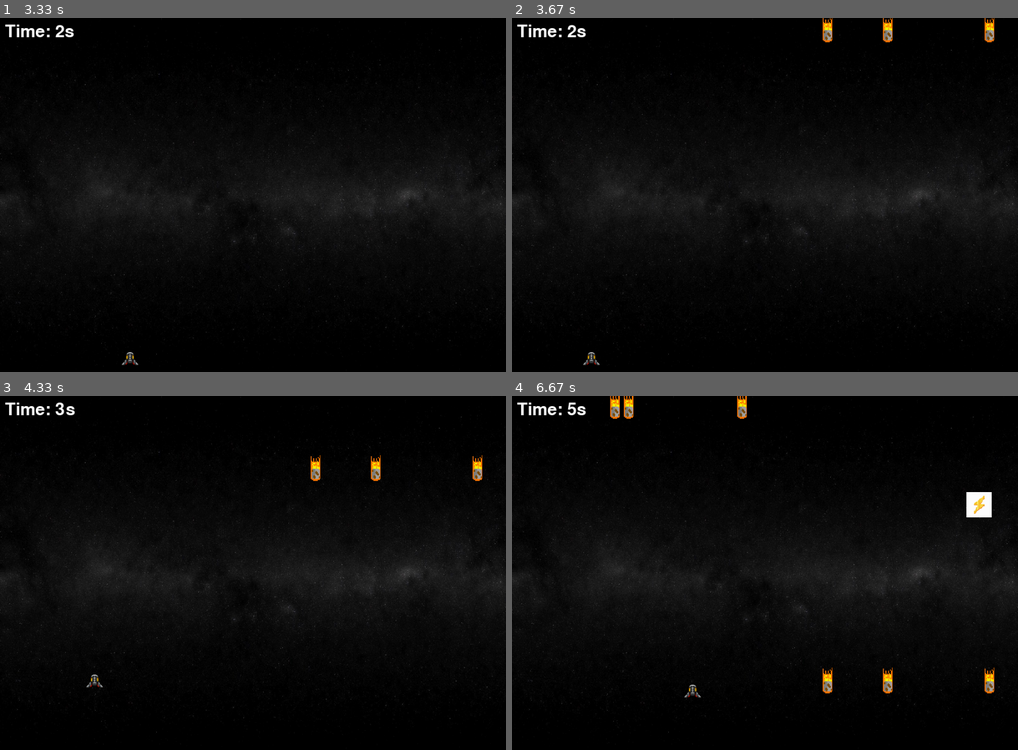
Above: before the commit, frames 1-4 (two rows, left to right).
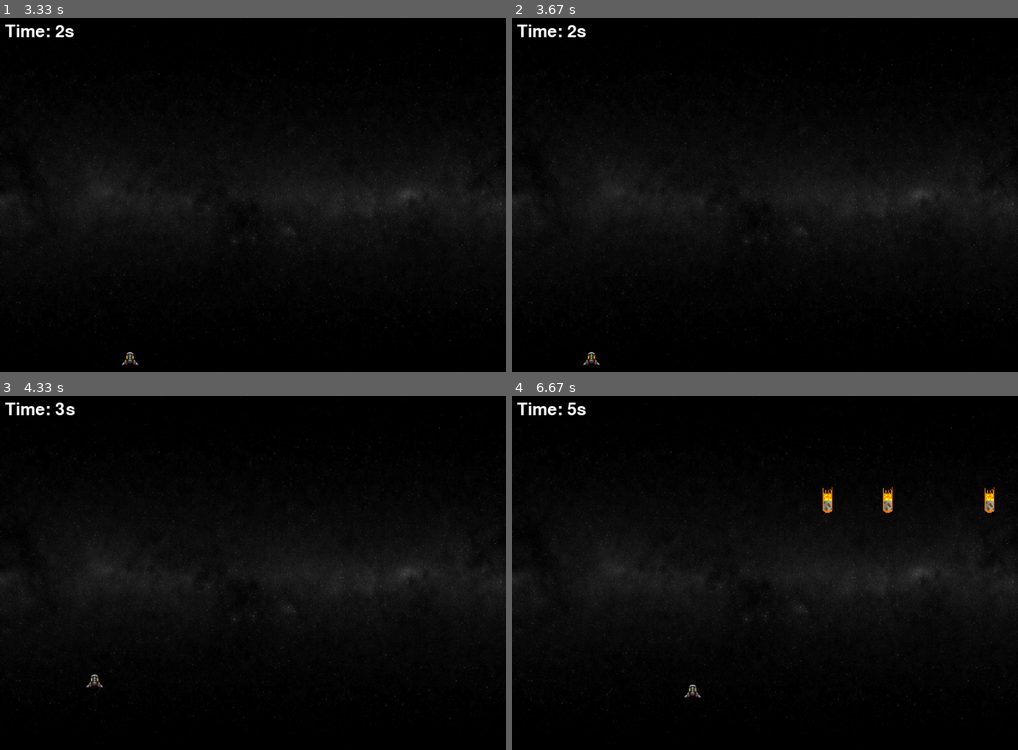
Above: after the commit, the same moments.

Repository: OmarHesham2356/PyGame-Project
Game: pygame game, started from game.py
The game is run twice, just before and just after one commit, with the same random seed, the same clock (stepped at 60 frames per second) and the same inputs.
Inputs:
- Up to frame 1 (3.33 s): tap 3 at 0.33, 2.08 s; tap Enter at 0.67 s; hold Right 1.1-1.57 s; hold Up 1.6-1.9 s; tap 1 at 1.75, 3.15 s; hold Right 1.93-2.4 s; hold Left 2.43-2.97 s; hold Down 3-3.3 s
- Up to frame 2 (3.67 s): hold Left from 3.33 s (still down); tap 3 at 3.48 s
- Up to frame 3 (4.33 s): release Left at 3.73 s; hold Up 3.77-4.13 s; hold Right from 4.17 s (still down); tap 1 at 4.32 s
- Up to frame 4 (6.67 s): release Right at 4.8 s; hold Down 4.83-5.2 s; tap 3 at 4.98, 6.38 s; hold Left 5.23-5.7 s; hold Right 5.73-6.2 s; tap 1 at 5.88 s; hold Up 6.23-6.53 s; hold Right from 6.57 s (still down)

Frame 1 is identical in both runs. In frame 2, 0.4% of the frame differs, in the area x 61-96%, y 0-7%; in frame 3, 0.4%; in frame 4, 1.4%, in the area x 19-96%, y 0-85%.

Commit message:
i changed the background of the power up

Diff:
--- a/game.py
+++ b/game.py
@@ -43,7 +43,7 @@
         WIN.blit(star_image, star.topleft)
 
 def draw_powerups(powerups):
-    powerup_image = pygame.transform.scale(pygame.image.load("power_up.jpg").convert_alpha(), (POWERUP_WIDTH, POWERUP_HEIGHT))
+    powerup_image = pygame.transform.scale(pygame.image.load("power_up.png").convert_alpha(), (POWERUP_WIDTH, POWERUP_HEIGHT))
     for powerup in powerups:
         WIN.blit(powerup_image, powerup.topleft)
 
@@ -218,8 +218,8 @@
     last_difficulty_increase = 0
     paused_time = None  # To store the time when the game is paused
 
-    star_add_increment = 3
-    powerup_add_increment = 5
+    star_add_increment = 5
+    powerup_add_increment = 8
     star_count = 0
     powerup_count = 0
 
@@ -238,7 +238,7 @@
         # Increase difficulty every 30 seconds
         if elapsed_time - last_difficulty_increase >= 30:
             STAR_VELOCITY += 1
-            star_add_increment += 1
+            star_add_increment += 4
             last_difficulty_increase = elapsed_time
 
         if star_count > star_add_increment:
Binary file removed: power_up.jpg
Binary file added: power_up.png
